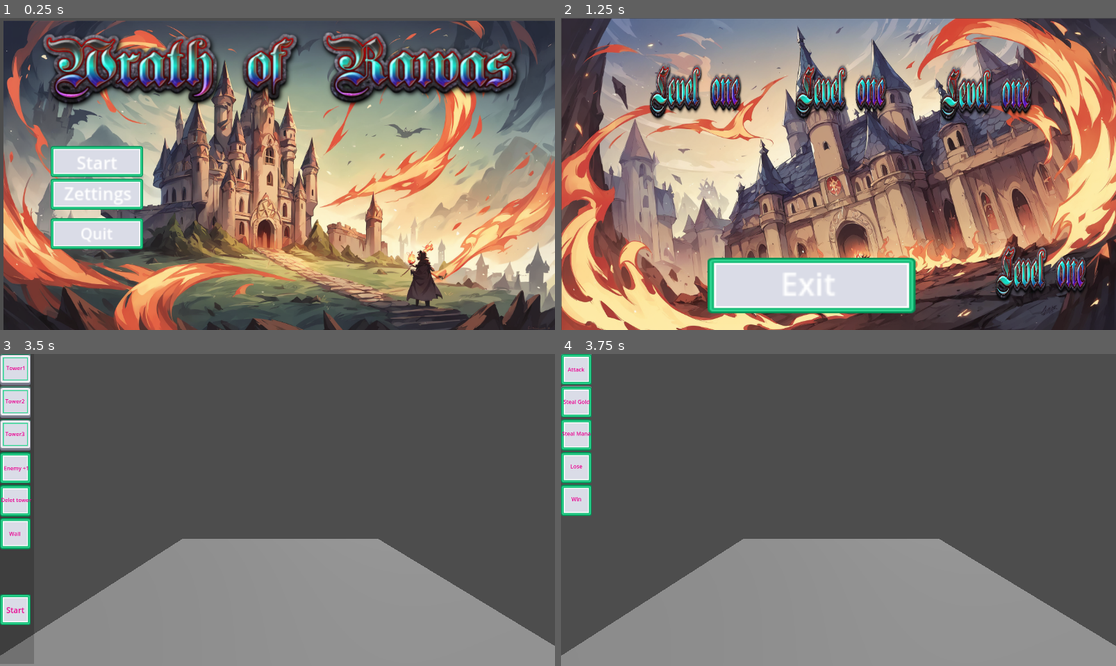
Above: before the commit, frames 1-4 (two rows, left to right).
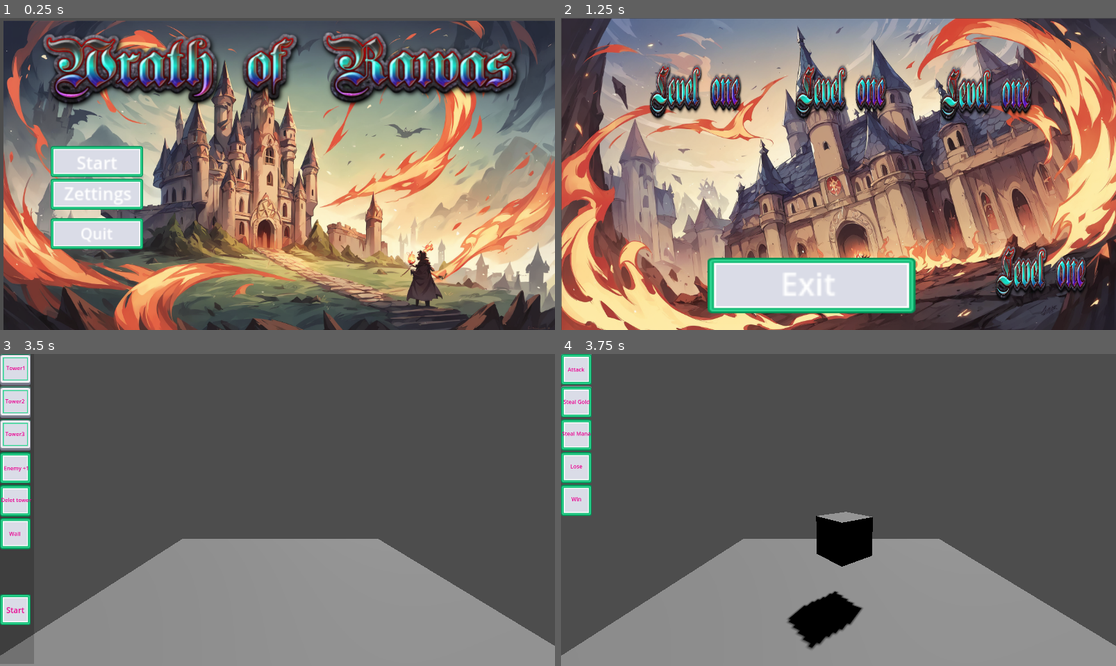
Above: after the commit, the same moments.

Repository: KenvaidGT/Wrath-of-Rawas
Game: Godot game, scene res://Main_menu/UI Scenes/MainMenu Visual/MainScene.tscn
Same seed, same stepped clock (60 frames per second), same inputs: the game is played once before the commit and once after it.
Inputs (mouse positions are in pixels of both pictures, inside the frame that each line leads up to):
- Up to frame 1 (0.25 s): no input
- Up to frame 2 (1.25 s): click "Start" at 0.5 s
- Up to frame 3 (3.5 s): click (133, 428) at 1.25 s; click "Lose" at 2 s; click "Win" at 2.75 s
- Up to frame 4 (3.75 s): click "Start" at 3.5 s

Frames 1-3 are identical in both runs. In frame 4, 2.9% of the frame differs, in the area x 40-57%, y 50-95%.

Commit message:
Enemy

Diff:
--- /dev/null
+++ b/Enemies/Enemy.tscn
@@ -0,0 +1,15 @@
+[gd_scene load_steps=3 format=3 uid="uid://cgxg570a2xsw8"]
+
+[sub_resource type="BoxMesh" id="BoxMesh_14upd"]
+
+[sub_resource type="BoxShape3D" id="BoxShape3D_mi122"]
+
+[node name="Enemy" type="Node3D"]
+
+[node name="CharacterBody3D" type="CharacterBody3D" parent="."]
+
+[node name="MeshInstance3D" type="MeshInstance3D" parent="CharacterBody3D"]
+mesh = SubResource("BoxMesh_14upd")
+
+[node name="CollisionShape3D" type="CollisionShape3D" parent="CharacterBody3D"]
+shape = SubResource("BoxShape3D_mi122")
--- /dev/null
+++ b/GameScenes/Map1.gd
@@ -0,0 +1,9 @@
+extends Node3D
+
+@onready var Enemy: Node3D = $Enemies/Enemy
+
+func _ready():
+	Enemy.visible = false
+
+func _on_start_pressed():
+	Enemy.visible = true
--- a/GameScenes/Map1.tscn
+++ b/GameScenes/Map1.tscn
@@ -1,7 +1,9 @@
-[gd_scene load_steps=5 format=3 uid="uid://c5m77kbumdmda"]
+[gd_scene load_steps=7 format=3 uid="uid://c5m77kbumdmda"]
 
+[ext_resource type="Script" path="res://GameScenes/Map1.gd" id="1_5c6je"]
 [ext_resource type="PackedScene" uid="uid://8ta4yvucudcg" path="res://UI/wave_ui.tscn" id="1_e7b08"]
 [ext_resource type="PackedScene" uid="uid://dnr2gywg0vfxr" path="res://UI/game_ui.tscn" id="2_emh3p"]
+[ext_resource type="PackedScene" uid="uid://cgxg570a2xsw8" path="res://Enemies/Enemy.tscn" id="4_wkb5b"]
 
 [sub_resource type="BoxMesh" id="BoxMesh_dlqro"]
 size = Vector3(10, 1, 10)
@@ -10,6 +12,7 @@
 size = Vector3(10, 0.5, 10)
 
 [node name="Map1" type="Node3D"]
+script = ExtResource("1_5c6je")
 
 [node name="wave_UI" parent="." instance=ExtResource("1_e7b08")]
 metadata/_edit_use_anchors_ = true
@@ -31,3 +34,13 @@
 
 [node name="CollisionShape3D" type="CollisionShape3D" parent="StaticBody3D"]
 shape = SubResource("BoxShape3D_vdybb")
+
+[node name="Enemies" type="Node" parent="."]
+
+[node name="Enemy" parent="Enemies" instance=ExtResource("4_wkb5b")]
+transform = Transform3D(0.6378, 0, -0.770202, 0, 1, 0, 0.770202, 0, 0.6378, 0, 2.1268, 0)
+
+[connection signal="pressed" from="Game_UI/M/VB/Start" to="." method="_on_start_pressed"]
+
+[editable path="wave_UI"]
+[editable path="Game_UI"]
--- a/UI/game_ui.gd
+++ b/UI/game_ui.gd
@@ -2,18 +2,18 @@
 
 @onready var game_ui: Control = $"."
 @onready var wave_ui: Control = $wave_UI
+@onready var Enemy: Node3D = $"../Enemies/Enemy"
 var enemy = 0
 
 func _ready():
 	wave_ui.visible = false
+	Enemy.visible = false
 	var start_button = $M/VB/Start
-
-func _process(delta):
-	pass
 
 func _on_start_pressed():
 	game_ui.visible = false
 	wave_ui.visible = true
+	Enemy.visible = true
 
 func _on_tower_1_pressed():
 	print("Tower1_build")
--- a/UI/wave_ui.gd
+++ b/UI/wave_ui.gd
@@ -3,8 +3,6 @@
 var HP = 10
 var Gold = 10
 var Mana = 10
-
-
 
 func _on_attack_pressed():
 	print("Hp -1")
@@ -24,8 +22,10 @@
 
 
 func _on_lose_pressed():
+	get_tree().change_scene_to_file("res://Main_menu/UI Scenes/MainMenu Visual/MainScene.tscn")
 	print("You Lost")
 
 
 func _on_win_pressed():
+	get_tree().change_scene_to_file("res://Main_menu/UI Scenes/MainMenu Visual/MainScene.tscn")
 	print("You Won")
--- a/UI/wave_ui.tscn
+++ b/UI/wave_ui.tscn
@@ -45,6 +45,7 @@
 
 [node name="VB3" type="VBoxContainer" parent="."]
 custom_minimum_size = Vector2(60, 150)
+layout_mode = 0
 offset_right = 64.0
 offset_bottom = 648.0
 size_flags_horizontal = 0
Not shown: 1 places in UI/game_ui.tscn that only renumber resources
